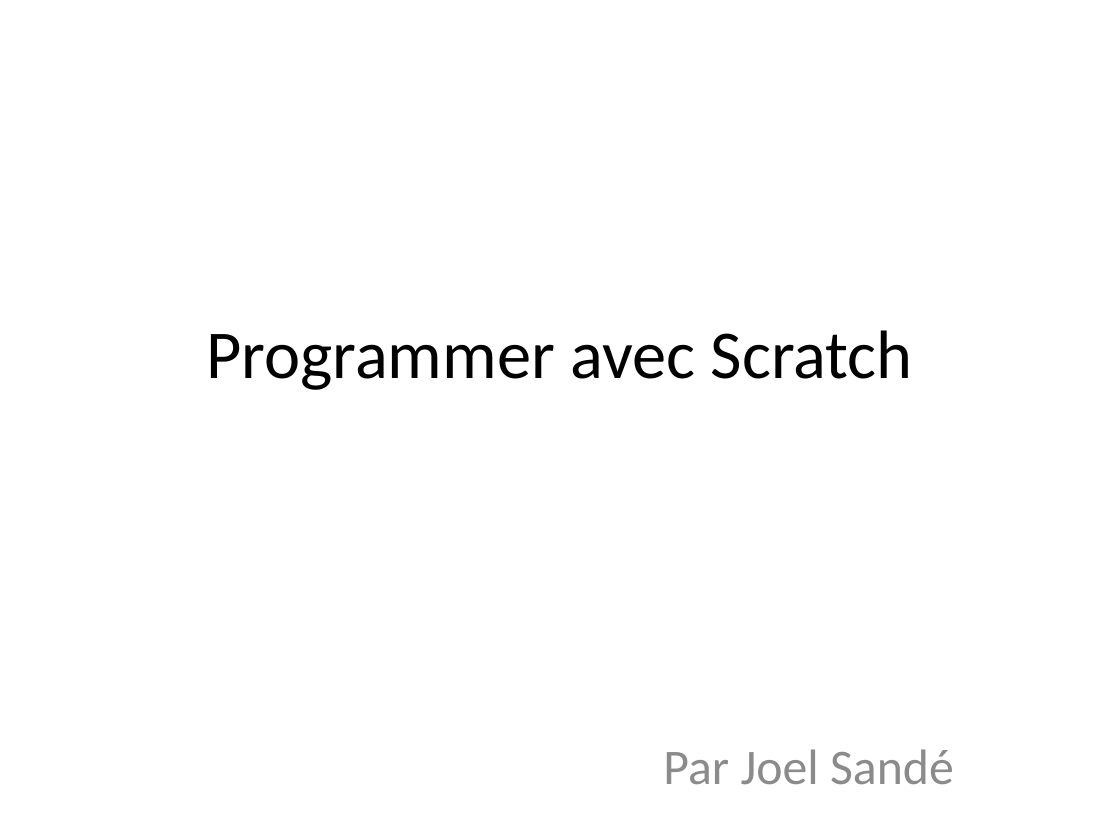
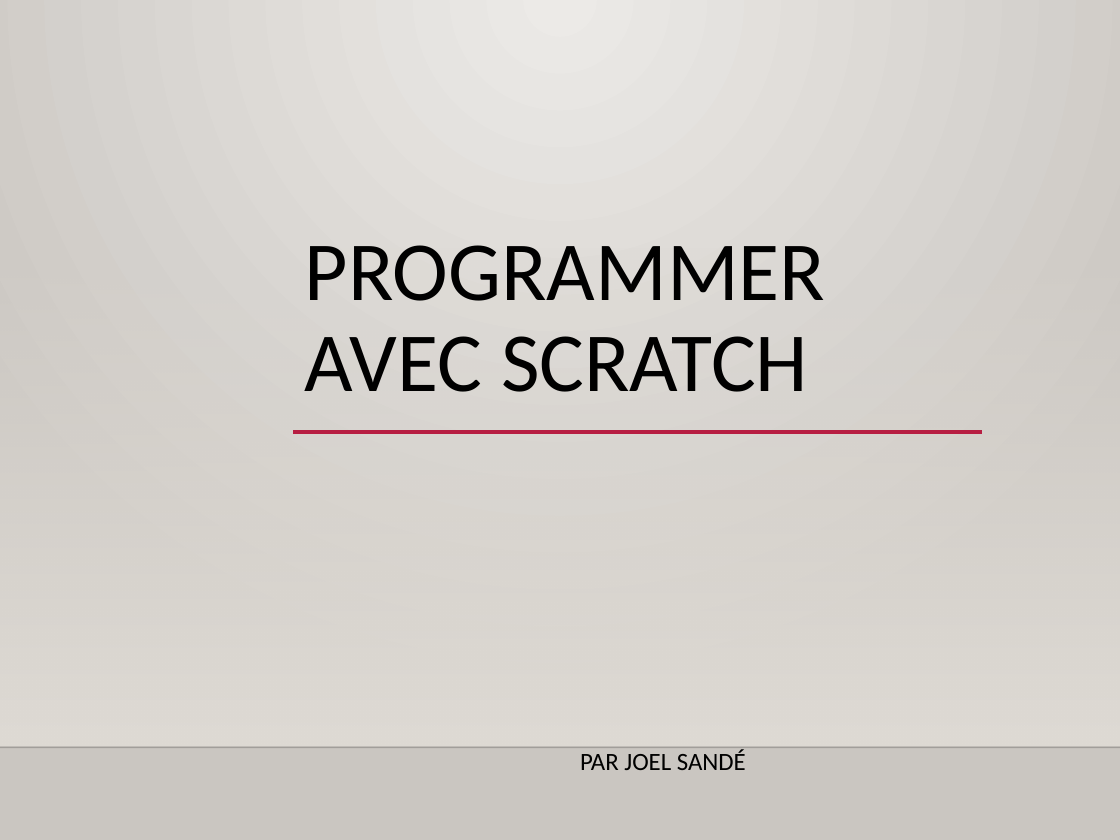
Before and after one commit to joel3500/vitrine, a slide deck: slide 1 of Realisation/Tutoriel Scratch/Programmer avec Scratch_2.pptx. Drawn at 1120x840 pixels with LibreOffice and Linux fonts; fonts in the diff are those of the drawing; background and template pictures are left out. Boxes give left, top, right and bottom in pixels: in the first picture for what was removed or moved away, otherwise in the second. Text is boxed around its words. In the diff, an @@ line names an element or a change of style, - is before the commit and + after.

```diff
--- a/Realisation/Tutoriel Scratch/Programmer avec Scratch_2.pptx
+++ b/Realisation/Tutoriel Scratch/Programmer avec Scratch_2.pptx
@@ background #FFFFFF to gradient #ECEAE7 to #CAC7C1 @@
@@ title "PROGRAMMER AVEC SCRATCH" at (305,245,826,392): vertical alignment middle to bottom @@
@@ rectangle added at (0,246,1120,746), fill gradient #DFDBD5 @@
@@ title at (305,245,826,392): text changed; size 44 to 54 pt @@
-Programmer avec Scratch
+PROGRAMMER AVEC SCRATCH
@@ line added from (293, 432) to (982, 432), #B71E42 2.5 pt @@
@@ line added from (0, 747) to (1120, 747), #000001 1 pt @@
@@ subtitle at (580,750,746,770): text changed; size 32 to 16 pt; text colour #8C8C8C to #000000 @@
-Par Joel Sandé
+PAR JOEL SANDÉ
```
Also in this commit, not shown: 7 other slides changed, 12 other files.
